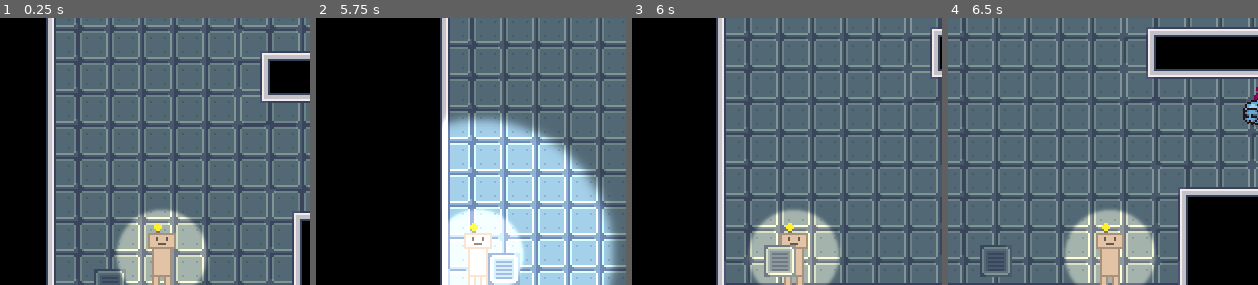
Above: before the commit, frames 1-4 (left to right).
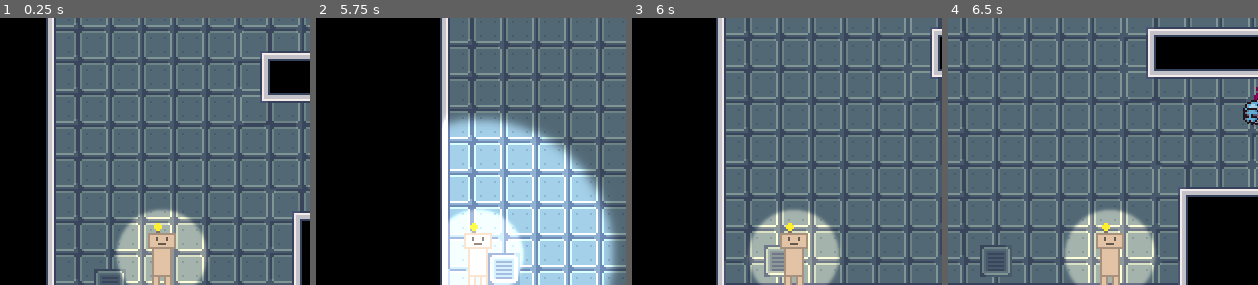
Above: after the commit, the same moments.

Repository: CookieCherith0969/GDM-Assignment-4
Game: Godot game, scene res://Scenes/test_level.tscn
Same seed, same stepped clock (60 frames per second), same inputs: the game is played once before the commit and once after it. This scene is started directly instead of the project's main scene.
Inputs (mouse positions are % of the whole screen's width and height, from its top left):
- Up to frame 1 (0.25 s): no input
- Up to frame 2 (5.75 s): tap Enter at 0.5 s; move the mouse to (71, 55) at 0.52 s; hold D (Right) 0.53-1.28 s; hold Space (Light) 0.53-1.28 s; move the mouse to (27, 67) at 1.27 s; hold S (Down) 1.28-2.03 s; tap Space (Light) at 1.35, 2.3, 2.85, 4.55 s; move the mouse to (58, 34) at 2.02 s; hold D (Right) 2.03-2.78 s; hold C (TempCorrupt) 2.03-2.78 s; move the mouse to (43, 85) at 2.77 s; hold W (Up) 2.78-3.53 s; move the mouse to (79, 79) at 3.52 s; hold Space (Light) 3.53-4.28 s; hold A (Left) 3.53-5.03 s; move the mouse to (16, 42) at 4.27 s; tap C (TempCorrupt) at 4.35 s; move the mouse to (53, 61) at 5.02 s; hold S (Down) from 5.03 s (still down); hold Space (Light) from 5.03 s (still down)
- Up to frame 3 (6 s): move the mouse to (32, 30) at 5.77 s; release S (Down) at 5.78 s; release Space (Light) at 5.78 s; hold D (Right) from 5.78 s (still down); tap Space (Light) at 5.85 s
- Up to frame 4 (6.5 s): keep holding D (Right)
The pictures show only the part of the screen within x 22-72%, y 16-66%; the shares and areas given below are measured in that part.

Frames 1-2 are identical in both runs. In frame 3, 0.5% of the frame differs, in the area x 47-53%, y 85-98%; in frame 4, nothing differs.

Commit message:
Small battery level update

Diff:
--- a/Scenes/Levels/BatteryLevel.tscn
+++ b/Scenes/Levels/BatteryLevel.tscn
@@ -114,6 +114,7 @@
 texture_scale = 1.42853
 lights_lightables = false
 radius = 64.284
+power_id = 2
 
 [node name="Player" parent="." instance=ExtResource("3_2u5ik")]
 
@@ -124,6 +125,7 @@
 [node name="Label2" type="Label" parent="."]
 visible = false
 light_mask = 2
+z_index = 3
 offset_left = 14.0
 offset_top = -213.0
 offset_right = 107.0
--- a/Scenes/Levels/Tutorial.tscn
+++ b/Scenes/Levels/Tutorial.tscn
@@ -21,6 +21,7 @@
 
 [node name="Label" type="Label" parent="."]
 light_mask = 2
+z_index = 3
 offset_left = -4.0
 offset_top = -31.0
 offset_right = 89.0
@@ -40,6 +41,7 @@
 [node name="Label2" type="Label" parent="."]
 visible = false
 light_mask = 2
+z_index = 3
 offset_left = 335.0
 offset_top = 21.0
 offset_right = 428.0
--- a/Scenes/player.tscn
+++ b/Scenes/player.tscn
@@ -15,6 +15,7 @@
 radius = 14.0
 
 [node name="Player" type="CharacterBody2D" groups=["Player"]]
+z_index = 2
 collision_layer = 10
 motion_mode = 1
 script = ExtResource("1_e58nx")
--- a/Scenes/test_level.tscn
+++ b/Scenes/test_level.tscn
@@ -1,9 +1,11 @@
-[gd_scene load_steps=7 format=3 uid="uid://dpjavyrqxcx6"]
+[gd_scene load_steps=9 format=3 uid="uid://dpjavyrqxcx6"]
 
 [ext_resource type="PackedScene" uid="uid://cast1lupeqmo" path="res://Scenes/tile_map.tscn" id="1_5cprl"]
 [ext_resource type="PackedScene" uid="uid://btdesxnsuaggv" path="res://Scenes/player.tscn" id="2_fphv1"]
 [ext_resource type="PackedScene" uid="uid://ct4mbup2rhftj" path="res://Scenes/hive.tscn" id="3_p24ri"]
 [ext_resource type="Texture2D" uid="uid://ca54t4d1ei68t" path="res://Art/tilemap1.png" id="4_dbil2"]
+[ext_resource type="Script" path="res://Scripts/Vent.gd" id="4_ux1uv"]
+[ext_resource type="Texture2D" uid="uid://pjmvuxj7cjlu" path="res://Art/PlaceholderArt/GlowLight.png" id="6_4m11n"]
 
 [sub_resource type="AtlasTexture" id="AtlasTexture_ysfbw"]
 atlas = ExtResource("4_dbil2")
@@ -29,9 +31,32 @@
 color = Color(0, 0, 0, 1)
 
 [node name="Vent" type="Area2D" parent="."]
+script = ExtResource("4_ux1uv")
 
 [node name="Sprite2D" type="Sprite2D" parent="Vent"]
 texture = SubResource("AtlasTexture_ysfbw")
 
 [node name="CollisionShape2D" type="CollisionShape2D" parent="Vent"]
 shape = SubResource("RectangleShape2D_a60nm")
+
+[node name="Popup" type="Label" parent="Vent"]
+visible = false
+light_mask = 2
+z_index = 3
+offset_left = 335.0
+offset_top = 21.0
+offset_right = 428.0
+offset_bottom = 56.0
+theme_override_font_sizes/font_size = 11
+text = "E/X"
+horizontal_alignment = 1
+vertical_alignment = 1
+
+[node name="PointLight2D" type="PointLight2D" parent="Vent/Popup"]
+position = Vector2(47, 17)
+scale = Vector2(0.92, 0.27)
+range_item_cull_mask = 2
+texture = ExtResource("6_4m11n")
+
+[connection signal="body_entered" from="Vent" to="Vent" method="_on_body_entered"]
+[connection signal="body_exited" from="Vent" to="Vent" method="_on_body_exited"]
--- /dev/null
+++ b/Scripts/Vent.gd
@@ -0,0 +1,27 @@
+class_name Vent
+extends Area2D
+
+@export
+var target : Vent
+
+@onready
+var popup = $Popup
+
+# Called when the node enters the scene tree for the first time.
+func _ready():
+	pass # Replace with function body.
+
+
+# Called every frame. 'delta' is the elapsed time since the previous frame.
+func _process(delta):
+	pass
+
+
+func _on_body_entered(body):
+	if is_instance_of(body, Player):
+		popup.show()
+
+
+func _on_body_exited(body):
+	if is_instance_of(body, Player):
+		popup.hide()
